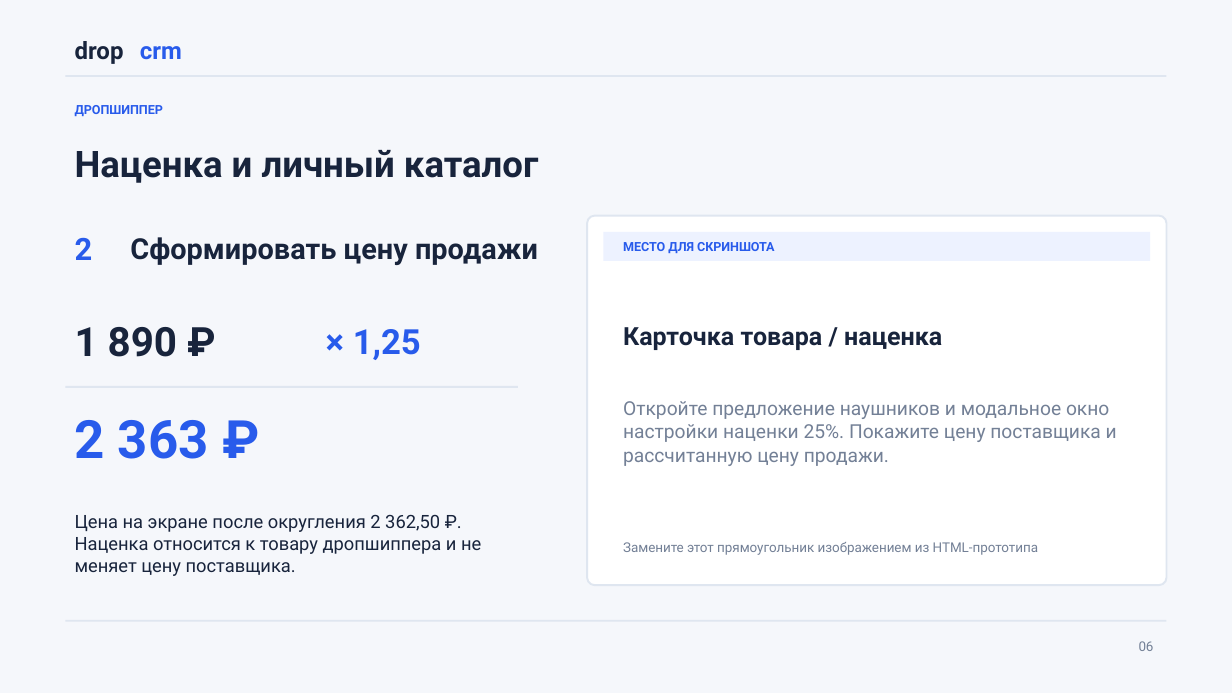
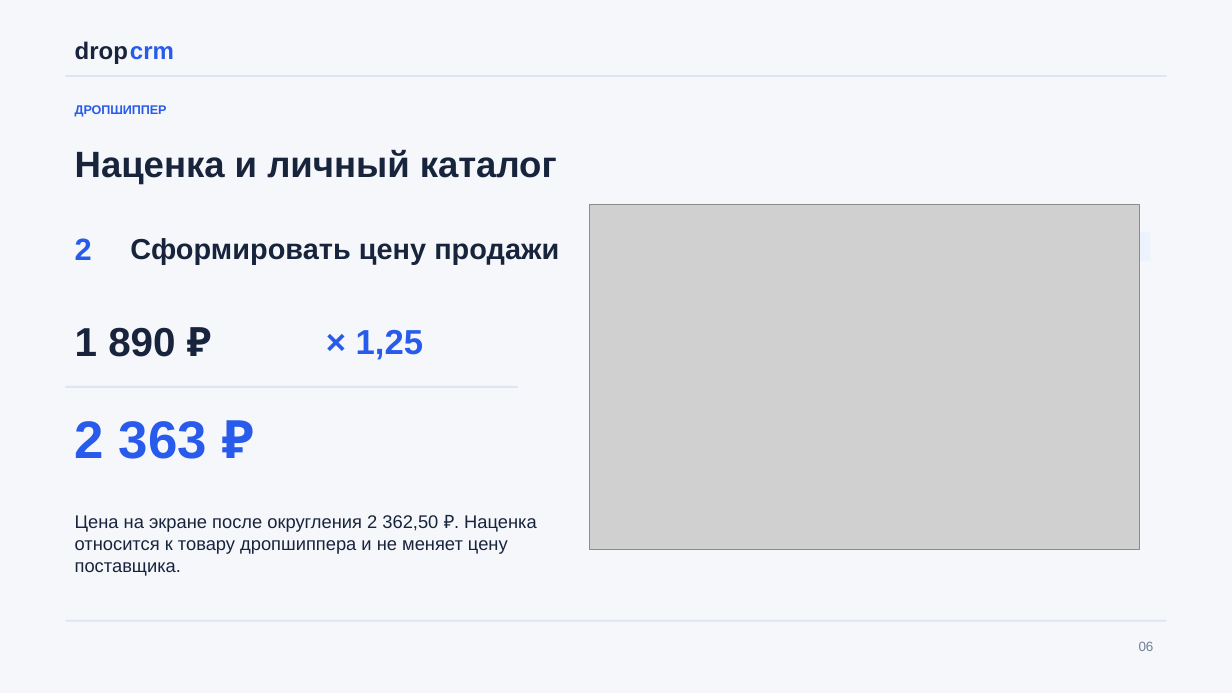
Before and after one commit to wertyqazx/DropCRM, a slide deck: slide 6 of DropCRM_Presentation_2026.pptx. Drawn at 1232x693 pixels with LibreOffice and Linux fonts; fonts in the diff are those of the drawing; grey boxes stand for pictures. Boxes give left, top, right and bottom in pixels: in the first picture for what was removed or moved away, otherwise in the second. Text is boxed around its words. In the diff, an @@ line names an element or a change of style, - is before the commit and + after.

```diff
--- a/DropCRM_Presentation_2026.pptx
+++ b/DropCRM_Presentation_2026.pptx
@@ font Roboto to Arial in 10 elements at bbox=[66, 32, 139, 66], bbox=[75, 105, 167, 117], bbox=[75, 149, 557, 184], bbox=[1139, 641, 1154, 651], bbox=[130, 238, 559, 265], bbox=[75, 327, 175, 357], bbox=[356, 330, 423, 360], bbox=[75, 421, 207, 459], bbox=[75, 515, 537, 576], bbox=[121, 32, 189, 66] @@
@@ text "crm": place and size @@
-text "crm" at bbox=[140, 46, 182, 60]
+text "crm" at bbox=[121, 32, 189, 66]
@@ picture added at bbox=[590, 204, 1141, 549] @@
@@ rounded rectangle removed at bbox=[587, 215, 1166, 585] @@
@@ text removed at bbox=[623, 242, 774, 253] @@
-МЕСТО ДЛЯ СКРИНШОТА
@@ text removed at bbox=[623, 327, 942, 350] @@
-Карточка товара / наценка
@@ text removed at bbox=[623, 401, 1117, 466] @@
-Откройте предложение наушников и модальное окно настройки наценки 25%. Покажите цену поставщика и рассчитанную цену продажи.
@@ text removed at bbox=[623, 542, 1039, 555] @@
-Замените этот прямоугольник изображением из HTML-прототипа
```
Also in this commit, not shown: 16 other slides changed.
